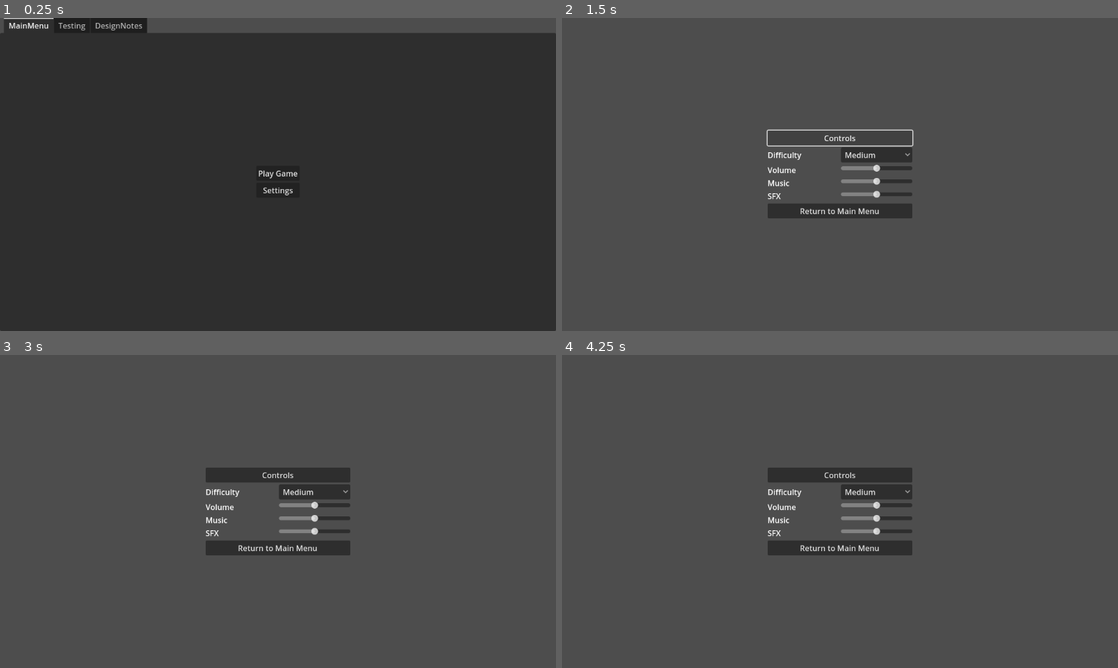
Above: before the commit, frames 1-4 (two rows, left to right).
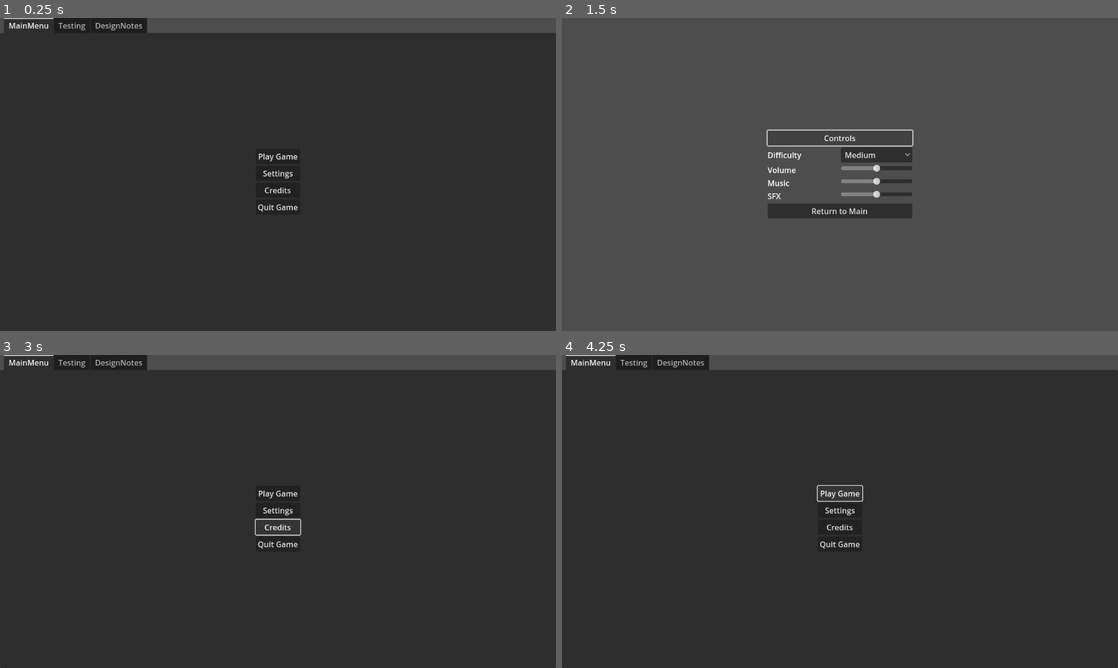
Above: after the commit, the same moments.

Repository: plexsoup/GWJ55
Game: Godot game, scene res://main.tscn
The game is run twice, just before and just after one commit, with the same random seed, the same clock (stepped at 60 frames per second) and the same inputs. Sound files missing from this copy of the repository are replaced by a short silence.
Inputs (mouse positions are in pixels of both pictures, inside the frame that each line leads up to):
- Up to frame 1 (0.25 s): no input
- Up to frame 2 (1.5 s): click "Settings" at 0.5 s; click "Controls" at 1.25 s
- Up to frame 3 (3 s): click (278, 549) at 2 s, where only the run before the commit has a clickable "Return to Main Menu"; click (278, 527) at 2.75 s, where only the run after the commit has a clickable "Credits"
- Up to frame 4 (4.25 s): click (840, 492) at 3.5 s, where only the run after the commit has a clickable "Play Game"

The runs differ from the first frame. In frame 1, 0.3% of the frame differs, in the area x 46-54%, y 43-62%; in frame 2, 0.2%; in frame 3, 93%; in frame 4, 93%, in the area x 0-100%, y 0-100%.

Commit message:
menus and buttons

Diff:
--- /dev/null
+++ b/Menus/Buttons/quit_button.gd
@@ -0,0 +1,13 @@
+extends "res://Menus/Buttons/scene_change_button.gd"
+
+
+# Called when the node enters the scene tree for the first time.
+func _ready():
+	pass # Replace with function body.
+
+
+func _on_pressed():
+	# quit game
+	$ClickNoise.start()
+	await get_tree().create_timer(0.3).timeout
+	get_tree().quit()
--- /dev/null
+++ b/Menus/Buttons/quit_button.tscn
@@ -0,0 +1,8 @@
+[gd_scene load_steps=3 format=3 uid="uid://cgxuckinuwvvi"]
+
+[ext_resource type="PackedScene" uid="uid://dx20duhdsm1vn" path="res://Menus/Buttons/scene_change_button.tscn" id="1_bgn7e"]
+[ext_resource type="Script" path="res://Menus/Buttons/quit_button.gd" id="2_m1ama"]
+
+[node name="QuitButton" instance=ExtResource("1_bgn7e")]
+text = "Quit Game"
+script = ExtResource("2_m1ama")
--- /dev/null
+++ b/Menus/Buttons/return_to_main_button.tscn
@@ -0,0 +1,7 @@
+[gd_scene load_steps=2 format=3 uid="uid://dnn5t5pnixj0o"]
+
+[ext_resource type="PackedScene" uid="uid://dx20duhdsm1vn" path="res://Menus/Buttons/scene_change_button.tscn" id="1_uerwr"]
+
+[node name="SceneChangeButton" instance=ExtResource("1_uerwr")]
+text = "Return to Main"
+scene_path = "res://main.tscn"
--- a/Menus/settings_menu.tscn
+++ b/Menus/settings_menu.tscn
@@ -1,6 +1,7 @@
-[gd_scene load_steps=2 format=3 uid="uid://dl2ugtmw6nwcq"]
+[gd_scene load_steps=3 format=3 uid="uid://dl2ugtmw6nwcq"]
 
 [ext_resource type="PackedScene" uid="uid://dx20duhdsm1vn" path="res://Menus/Buttons/scene_change_button.tscn" id="1_hph4p"]
+[ext_resource type="PackedScene" uid="uid://dnn5t5pnixj0o" path="res://Menus/Buttons/return_to_main_button.tscn" id="2_24cbx"]
 
 [node name="Control" type="Control"]
 layout_mode = 3
@@ -106,7 +107,5 @@
 step = 0.1
 value = 0.5
 
-[node name="ReturnToMainButton" parent="Settings/VBoxContainer" instance=ExtResource("1_hph4p")]
+[node name="SceneChangeButton" parent="Settings/VBoxContainer" instance=ExtResource("2_24cbx")]
 layout_mode = 2
-text = "Return to Main Menu"
-scene_path = "res://main.tscn"
--- a/main.tscn
+++ b/main.tscn
@@ -1,9 +1,10 @@
-[gd_scene load_steps=5 format=3 uid="uid://oj6nxss4frcy"]
+[gd_scene load_steps=6 format=3 uid="uid://oj6nxss4frcy"]
 
 [ext_resource type="Script" path="res://main.gd" id="1_ci38h"]
 [ext_resource type="PackedScene" uid="uid://cyvgig2ced4e8" path="res://Menus/Whiteboard/whiteboard.tscn" id="2_sw6ch"]
 [ext_resource type="PackedScene" uid="uid://dx20duhdsm1vn" path="res://Menus/Buttons/scene_change_button.tscn" id="2_w73us"]
 [ext_resource type="PackedScene" uid="uid://dl2ugtmw6nwcq" path="res://Menus/settings_menu.tscn" id="3_566l7"]
+[ext_resource type="PackedScene" uid="uid://cgxuckinuwvvi" path="res://Menus/Buttons/quit_button.tscn" id="4_5kj1g"]
 
 [node name="Main" type="Control"]
 layout_mode = 3
@@ -40,6 +41,14 @@
 text = "Settings"
 new_scene = ExtResource("3_566l7")
 
+[node name="CreditsButton" parent="TabContainer/MainMenu/CenterContainer/VBoxContainer" instance=ExtResource("2_w73us")]
+layout_mode = 2
+text = "Credits
+"
+
+[node name="QuitButton" parent="TabContainer/MainMenu/CenterContainer/VBoxContainer" instance=ExtResource("4_5kj1g")]
+layout_mode = 2
+
 [node name="Testing" type="MarginContainer" parent="TabContainer"]
 visible = false
 layout_mode = 2
